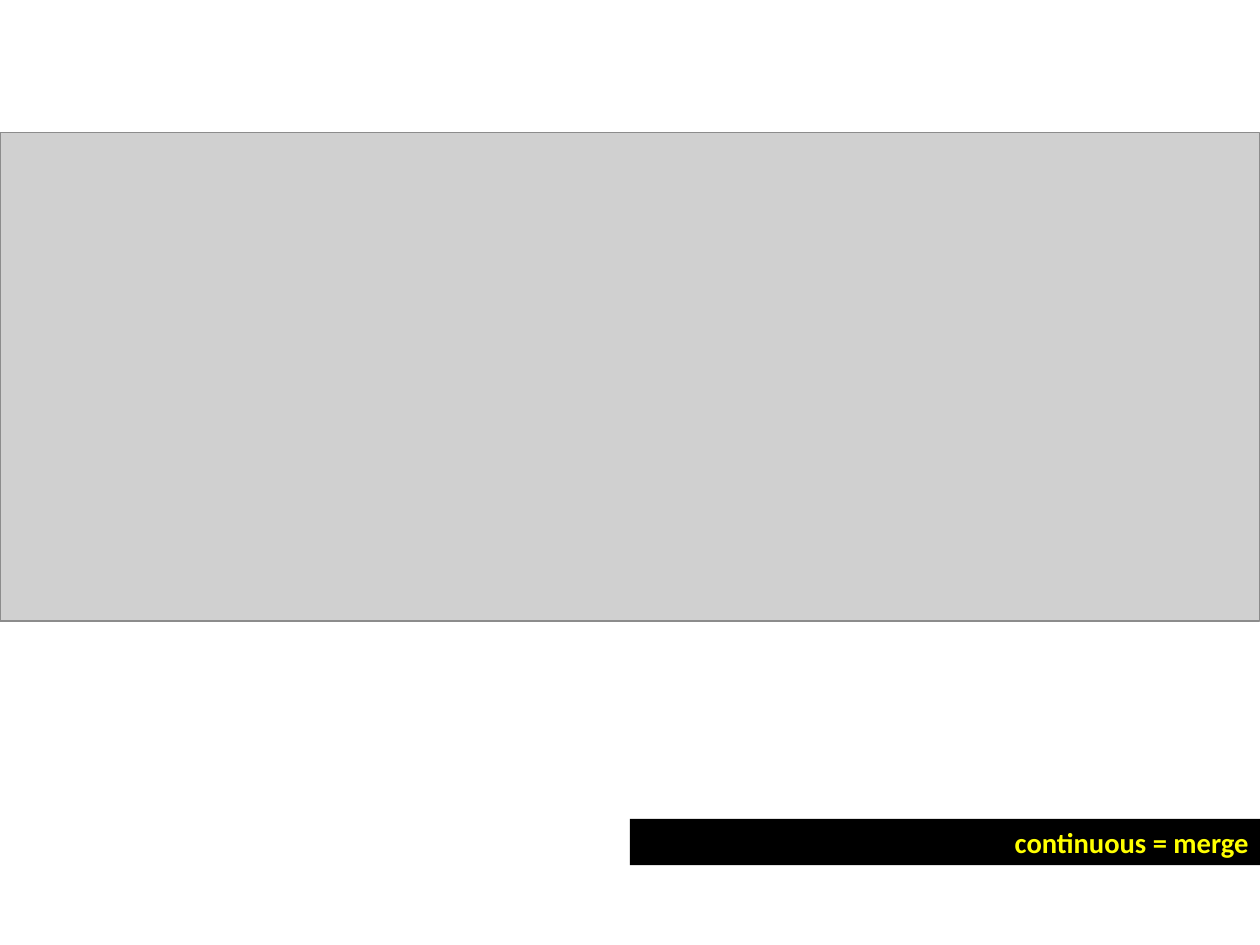
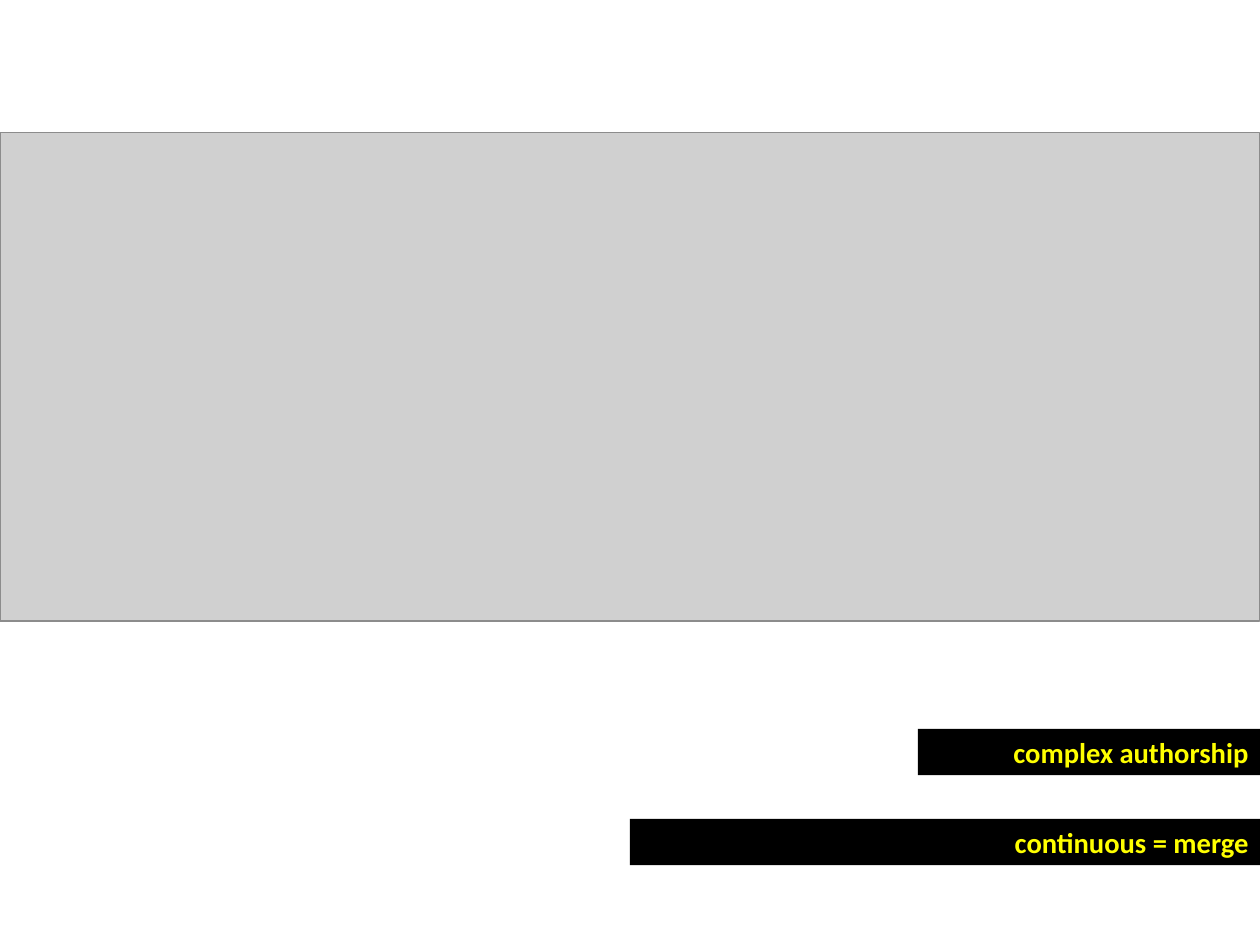
Before and after one commit to aaalexmaxwell/openMArch, a slide deck: slide 14 of [WRITING]/conferences/Pedagogy Meets Big Data and BIM - UCL/BIM-BigData-Pedagogy - PRESENTATION Phil Langley.odp (slide 15 before the commit). Drawn at 1260x945 pixels with LibreOffice and Linux fonts; fonts in the diff are those of the drawing; grey boxes stand for pictures. Boxes give left, top, right and bottom in pixels: in the first picture for what was removed or moved away, otherwise in the second. Text is boxed around its words. In the diff, an @@ line names an element or a change of style, - is before the commit and + after.

```diff
--- a/[WRITING]/conferences/Pedagogy Meets Big Data and BIM - UCL/BIM-BigData-Pedagogy - PRESENTATION Phil Langley.odp
+++ b/[WRITING]/conferences/Pedagogy Meets Big Data and BIM - UCL/BIM-BigData-Pedagogy - PRESENTATION Phil Langley.odp
@@ rectangle added at box(918, 729, 1260, 775), fill #000000, 18 pt, text #FFFF00, bold @@
+complex authorship
```
Also in this commit, not shown: 2 other slides changed, 1 slide removed.
